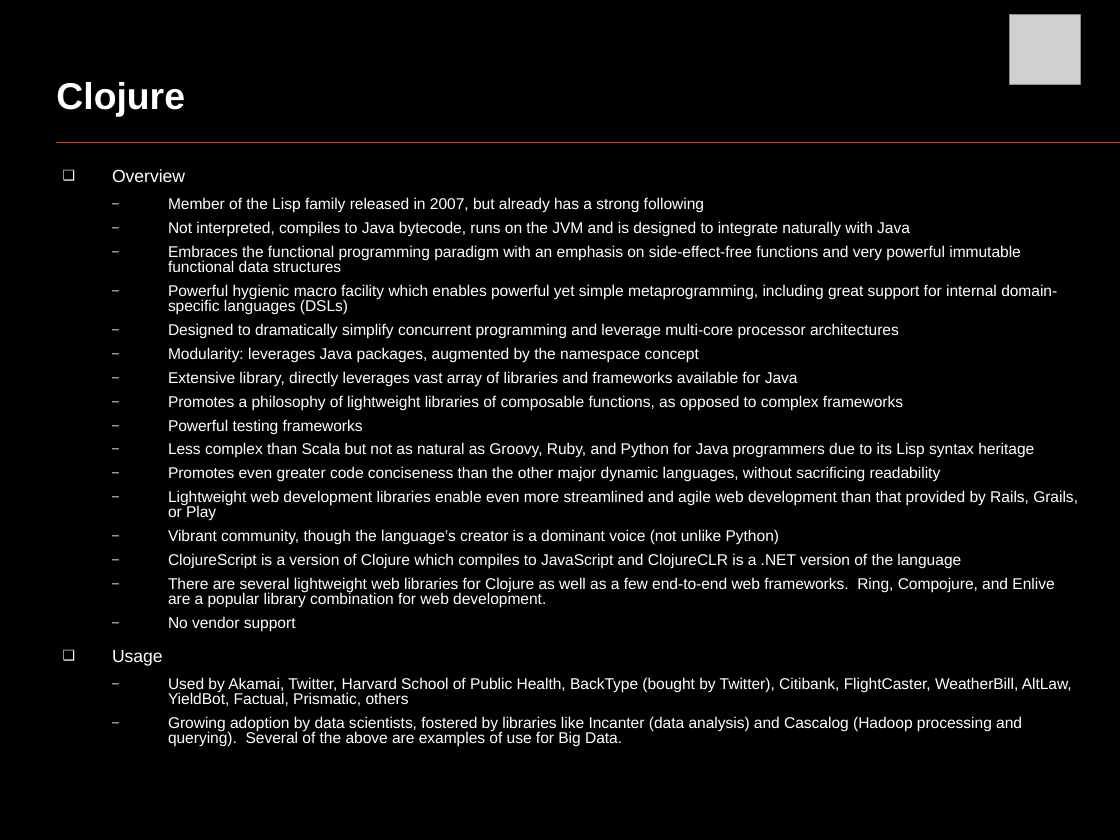
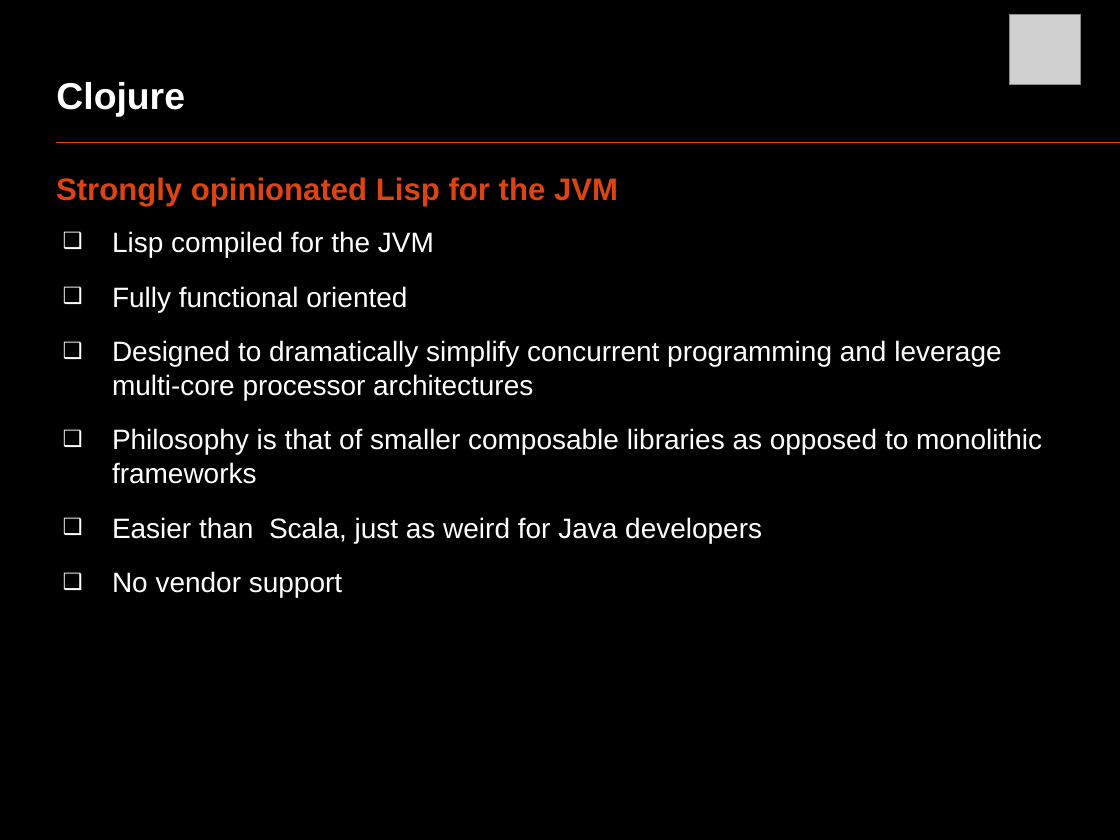
Before and after one commit to oscarrenalias/openslava-2013, a slide deck: slide 23 of Dynamic languages/OpenSlava 2013 - Dynamic languages.pptx (slide 15 before the commit). Drawn at 1120x840 pixels with LibreOffice and Linux fonts; fonts in the diff are those of the drawing; grey boxes stand for pictures. Boxes give left, top, right and bottom in pixels: in the first picture for what was removed or moved away, otherwise in the second. Text is boxed around its words. In the diff, an @@ line names an element or a change of style, - is before the commit and + after.

Commit message:
Some more updates

```diff
--- a/Dynamic languages/OpenSlava 2013 - Dynamic languages.pptx
+++ b/Dynamic languages/OpenSlava 2013 - Dynamic languages.pptx
@@ text at box(56, 177, 618, 312): text changed; size 10 to 18 pt @@
-  ❑ Overview
-    – Member of the Lisp family released in 2007, but already has a strong following
-    – Not interpreted, compiles to Java bytecode, runs on the JVM and is designed to integrate naturally with Java
-    – Embraces the functional programming paradigm with an emphasis on side-effect-free functions and very powerful immutable functional data structures
-    – Powerful hygienic macro facility which enables powerful yet simple metaprogramming, including great support for internal domain-specific languages (DSLs)
+Strongly opinionated Lisp for the JVM
+  ❑ Lisp compiled for the JVM
+  ❑ Fully functional oriented
@@ text at box(112, 340, 1001, 597): size 10 to 18 pt in "Designed to dramatically simplify concurrent programming and ...", "No vendor support"; bullet – to ❑; list level 3 to 2 in "Designed to dramatically simplify concurrent ..."; line spacing 0.8 to 1; list level 3 to 2 in "No vendor support" @@
@@ text at box(112, 428, 1042, 543): text changed; size 10 to 18 pt @@
-    – Modularity: leverages Java packages, augmented by the namespace concept
-    – Extensive library, directly leverages vast array of libraries and frameworks available for Java
-    – Promotes a philosophy of lightweight libraries of composable functions, as opposed to complex frameworks
-    – Powerful testing frameworks
-    – Less complex than Scala but not as natural as Groovy, Ruby, and Python for Java programmers due to its Lisp syntax heritage
-    – Promotes even greater code conciseness than the other major dynamic languages, without sacrificing readability
-    – Lightweight web development libraries enable even more streamlined and agile web development than that provided by Rails, Grails, or Play
-    – Vibrant community, though the language’s creator is a dominant voice (not unlike Python)
-    – ClojureScript is a version of Clojure which compiles to JavaScript and ClojureCLR is a .NET version of the language
-    – There are several lightweight web libraries for Clojure as well as a few end-to-end web frameworks. Ring, Compojure, and Enlive are a popular library combination for web development.
+  ❑ Philosophy is that of smaller composable libraries as opposed to monolithic frameworks
+  ❑ Easier than Scala, just as weird for Java developers
@@ text at box(112, 650, 1072, 747): paragraphs removed @@
-  ❑ Usage
-    – Used by Akamai, Twitter, Harvard School of Public Health, BackType (bought by Twitter), Citibank, FlightCaster, WeatherBill, AltLaw, YieldBot, Factual, Prismatic, others
-    – Growing adoption by data scientists, fostered by libraries like Incanter (data analysis) and Cascalog (Hadoop processing and querying). Several of the above are examples of use for Big Data.
```
Also in this commit, not shown: 11 other slides changed, 9 slides added.
